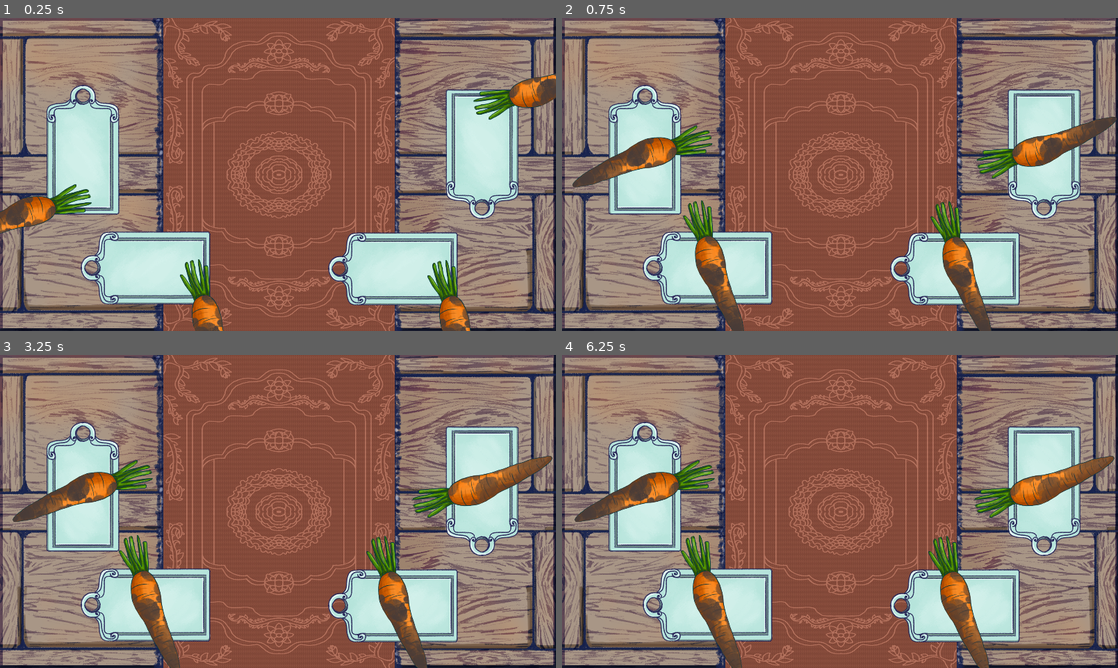
Above: before the commit, frames 1-4 (two rows, left to right).
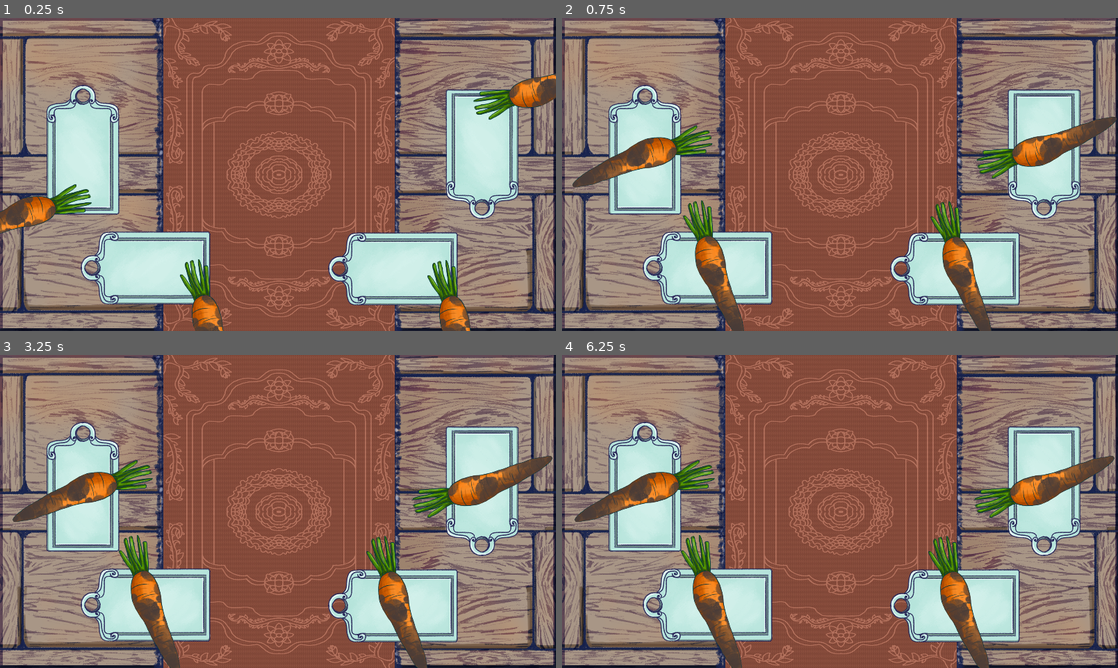
Above: after the commit, the same moments.

Repository: doctor-g/CanningHeroesGE
Game: Godot game, scene res://src/Game.tscn
Same seed, same stepped clock (60 frames per second), same inputs: the game is played once before the commit and once after it.
Inputs (mouse positions are in pixels of both pictures, inside the frame that each line leads up to):
- Up to frame 1 (0.25 s): no input
- Up to frame 2 (0.75 s): drag from (739, 302) to (1079, 124) at 0.52 s
- Up to frame 3 (3.25 s): tap Enter at 1.25, 2.75 s; drag from (500, 477) to (155, 621) at 1.27 s; tap Space at 2 s; move the mouse to (66, 498) at 2.02 s; click (66, 498) at 2.17 s; drag from (405, 624) to (500, 477) at 2.77 s
- Up to frame 4 (6.25 s): tap Space at 3.5, 5 s; move the mouse to (1006, 558) at 3.52 s; click (1006, 558) at 3.67 s; tap Enter at 4.25 s; drag from (673, 464) to (967, 624) at 4.27 s; move the mouse to (867, 511) at 5.02 s; click (867, 511) at 5.17 s; drag from (756, 433) to (967, 624) at 5.77 s

Frames 1-2 are identical in both runs. In frame 3, 0.4% of the frame differs, in the area x 80-100%, y 32-46%; in frame 4, 0.5%, in the area x 71-100%, y 32-100%.

Commit message:
Fix carrot auto-cleaning
Part of the solution was to invert the project settings vis a vis mouse and
touch emulation. Now, the mouse is emulating touch rather than vice versa.

Some type annotations were also added to CleanableCarrot to increase the
number of safe lines.

Diff:
--- a/project/project.godot
+++ b/project/project.godot
@@ -28,6 +28,11 @@
 window/stretch/mode="2d"
 window/stretch/aspect="keep"
 
+[input_devices]
+
+pointing/emulate_touch_from_mouse=true
+pointing/emulate_mouse_from_touch=false
+
 [rendering]
 
 quality/driver/driver_name="GLES2"
--- a/project/src/Food/Carrot/CleanableCarrot.gd
+++ b/project/src/Food/Carrot/CleanableCarrot.gd
@@ -8,13 +8,16 @@
 # How much to clean each step
 export var clean_rate := 1
 
+# This value is "produced" by the input event and "consumed" in process.
+# This protocol prevents us from continuing to scrub when we are not
+# getting input events.
 var _is_scrubbing := false
 var _last_touch := Vector2()
 var _is_clean := false
 
-onready var dirt := $Carrot/Dirt
+onready var dirt : Sprite = $Carrot/Dirt
 
-func _process(delta):
+func _process(delta:float):
 	if _is_scrubbing and not _is_clean:
 		var prev :Color = dirt.self_modulate
 		var new_alpha : float = prev.a - clean_rate * delta
@@ -24,15 +27,10 @@
 			emit_signal("cleaned")
 		else:
 			dirt.self_modulate = Color(prev.r, prev.g, prev.b, new_alpha)
+		_is_scrubbing = false
 
 
 # Check if we are currently scrubbing the carrot
 func _on_input_event(_viewport, event, _shape_idx):
 	if event is InputEventScreenDrag:
 		_is_scrubbing = true
-	elif event is InputEventMouseMotion \
-			and Input.is_mouse_button_pressed(BUTTON_LEFT) \
-			and event.relative.length_squared() > movement_threshold_squared:
-		_is_scrubbing = true
-	else:
-		_is_scrubbing = false
